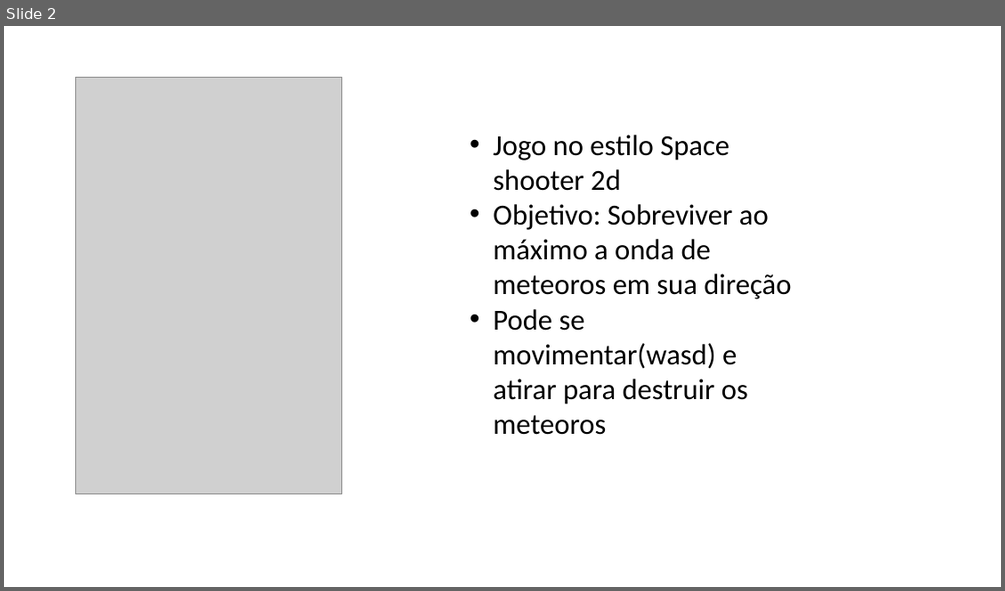
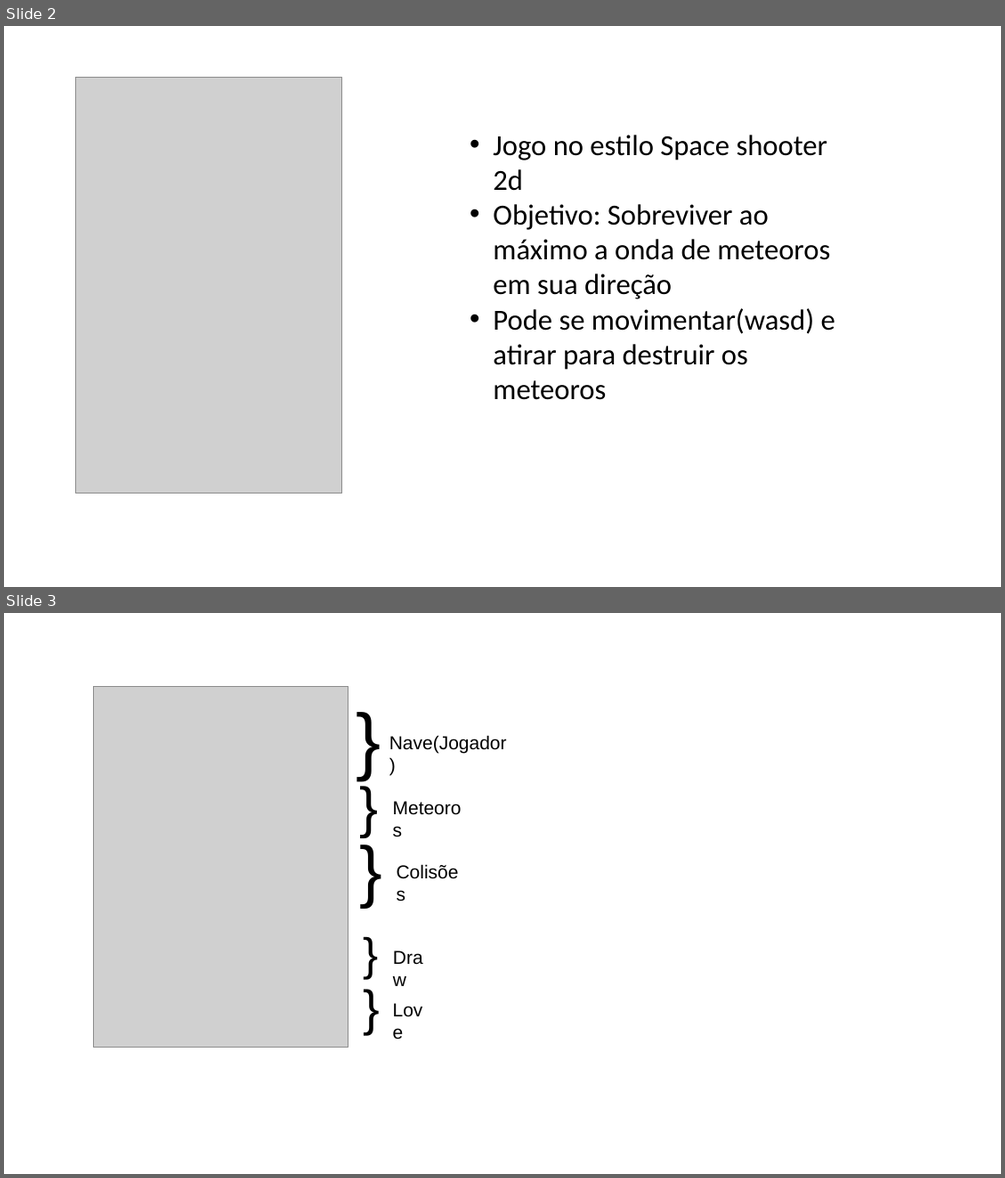
Before and after one commit to DanilloCatalao/ReactiveSystems, a slide deck: Miniprojeto2/MiniProjeto Löve2d.pptx. Shown one above the other, each under a label of ours: slide 2 before the commit, slides 2 and 3 after it. The pictures are 1005x591 and 1005x1178 pixels, drawn with LibreOffice and Linux fonts; fonts in the diff are those of the drawing; grey boxes stand for pictures. Boxes give left, top, right and bottom in pixels: in the first picture for what was removed or moved away, otherwise in the second. Text is boxed around its words. In the diff, an @@ line names an element or a change of style, - is before the commit and + after.

```diff
--- a/Miniprojeto2/MiniProjeto Löve2d.pptx
+++ b/Miniprojeto2/MiniProjeto Löve2d.pptx
@@ slide 3 added at (x1=4, y1=613, x2=1001, y2=1174), background #FFFFFF @@
@@ picture added at (x1=94, y1=686, x2=348, y2=1046) @@
@@ text added at (x1=348, y1=688, x2=388, y2=785), 72 pt, text #000000 @@
+}
@@ text added at (x1=389, y1=735, x2=507, y2=753), 18 pt, text #000000 @@
+Nave(Jogador)
@@ text added at (x1=352, y1=767, x2=386, y2=837), 54 pt, text #000000 @@
+}
@@ text added at (x1=386, y1=793, x2=478, y2=821), 18 pt, text #000000 @@
+Meteoros
@@ text added at (x1=352, y1=822, x2=396, y2=919), 66 pt, text #000000 @@
+}
@@ text added at (x1=389, y1=856, x2=475, y2=884), 18 pt, text #000000 @@
+Colisões
@@ text added at (x1=356, y1=921, x2=386, y2=980), 44 pt, text #000000 @@
+}
@@ text added at (x1=386, y1=942, x2=444, y2=971), 18 pt, text #000000 @@
+Draw
@@ text added at (x1=356, y1=972, x2=386, y2=1039), 48 pt, text #000000 @@
+}
@@ text added at (x1=386, y1=995, x2=441, y2=1022), 18 pt, text #000000 @@
+Love
@@ slide 2 changed as well @@
@@ text "Jogo no estilo Space shooter ..." rewrapped from (x1=493, y1=135, x2=791, y2=435) to (x1=493, y1=135, x2=835, y2=400) @@
```
Also in this commit, not shown: 1 other slide changed, 1 other slide added, 2 slides removed, 1 other file.
